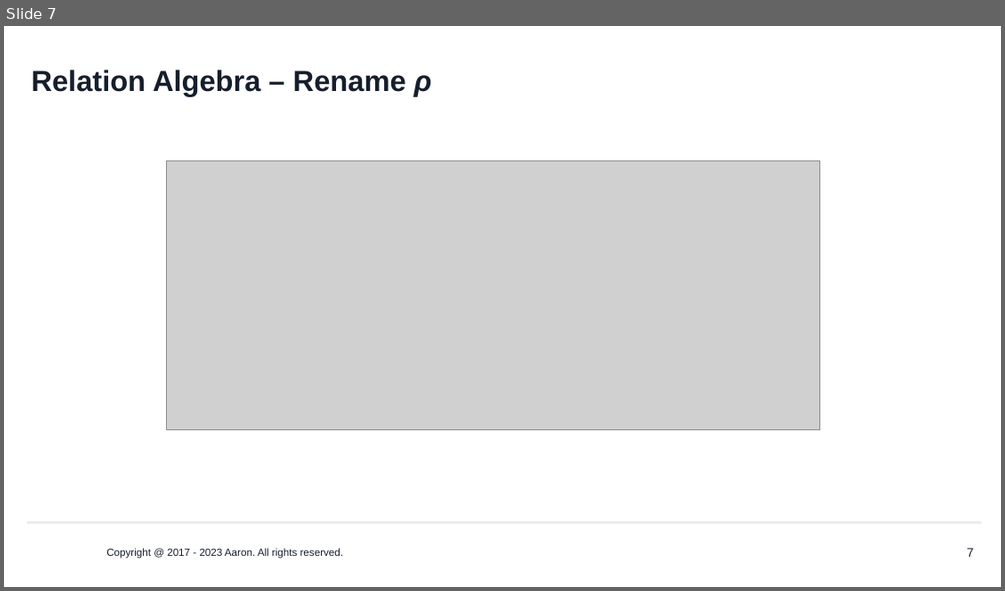
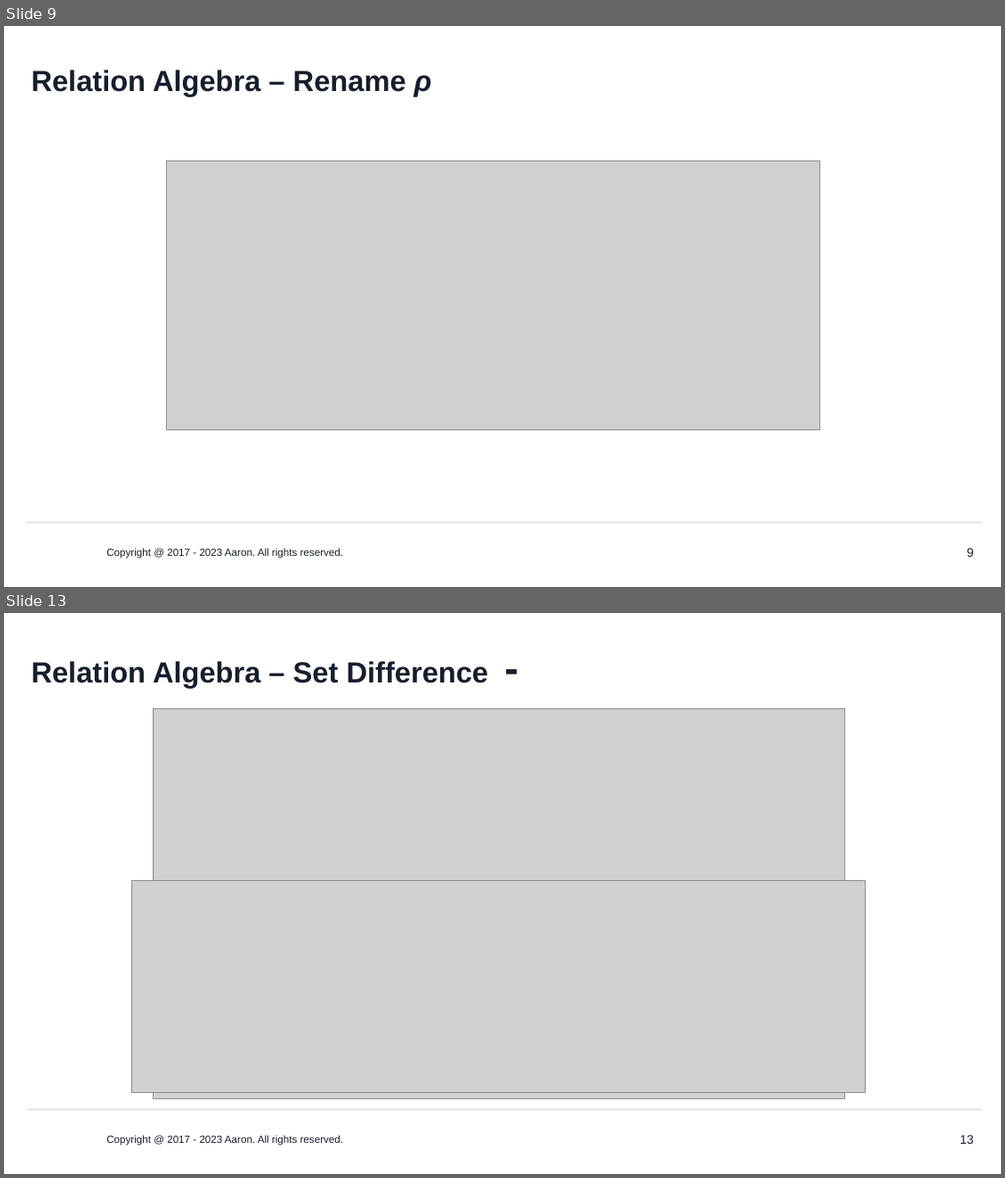
Before and after one commit to AaronYang2333/imooc-calcite, a slide deck: customize-parser/slides/01.pptx. Shown one above the other, each under a label of ours: slide 7 before the commit, slides 9 and 13 after it; the slides between them are not shown. The pictures are 1005x591 and 1005x1178 pixels, drawn with LibreOffice and Linux fonts; fonts in the diff are those of the drawing; grey boxes stand for pictures; background and template pictures are left out. Boxes give left, top, right and bottom in pixels: in the first picture for what was removed or moved away, otherwise in the second. Text is boxed around its words. In the diff, an @@ line names an element or a change of style, - is before the commit and + after.

```diff
--- a/customize-parser/slides/01.pptx
+++ b/customize-parser/slides/01.pptx
@@ slide 13 added at (4, 613, 1001, 1174), background #FFFFFF; not listed: 1 template element that a slide beside it also shows @@
@@ title added at (32, 661, 489, 688), 28 pt, text #161E2D, bold @@
+Relation Algebra – Set Difference -
@@ picture added at (153, 708, 844, 1098) @@
@@ picture added at (132, 881, 866, 1093) @@
@@ text added at (106, 1135, 343, 1145), 10 pt, text #161E2D @@
+Copyright @ 2017 - 2023 Aaron. All rights reserved.
@@ page number added at (960, 1135, 974, 1143), 12 pt, text #161E2D @@
+13
@@ what was slide 7 is now slide 9 @@
@@ page number at (967, 548, 974, 556): text changed @@
-7
+9
```
Also in this commit, not shown: 9 other slides added.
